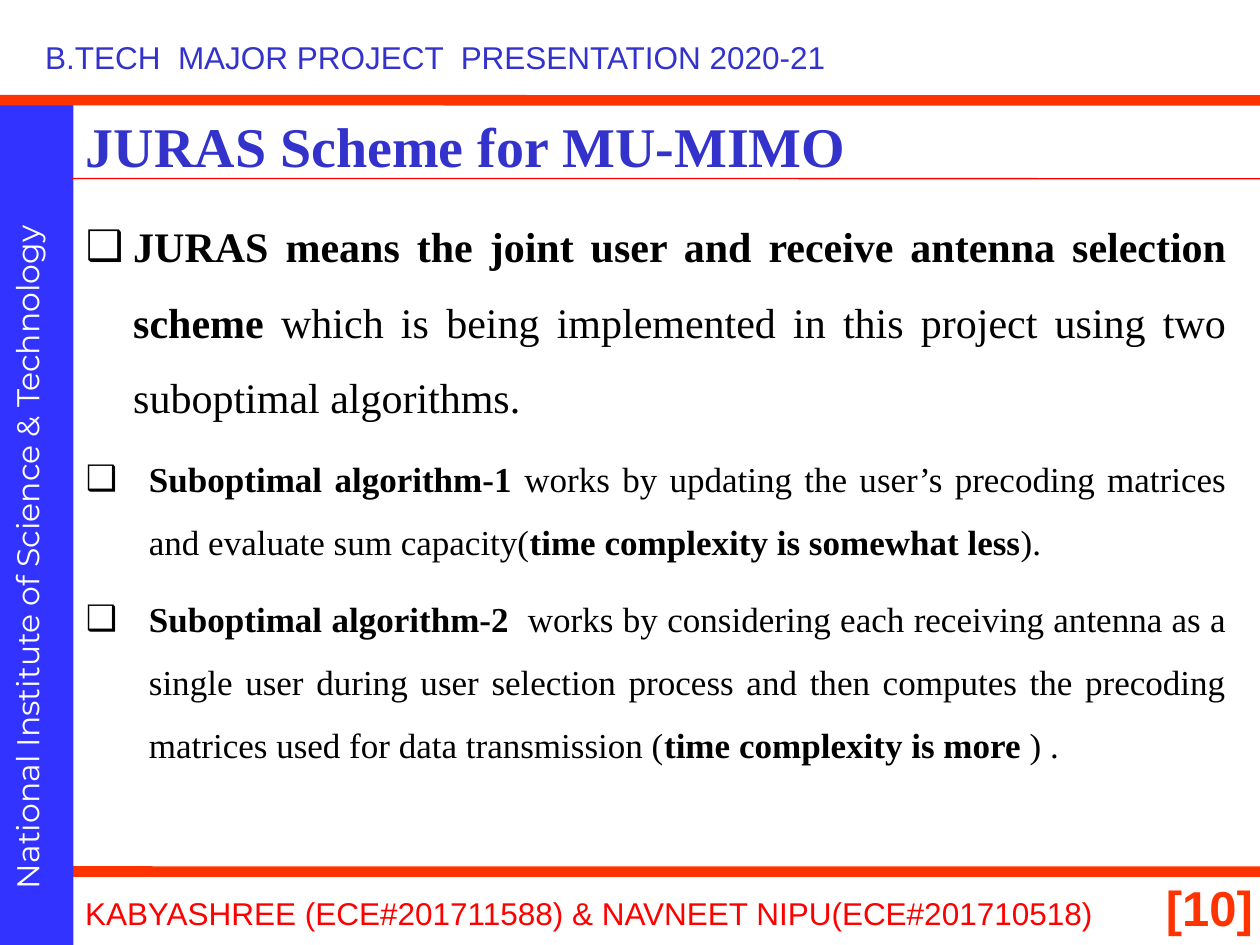
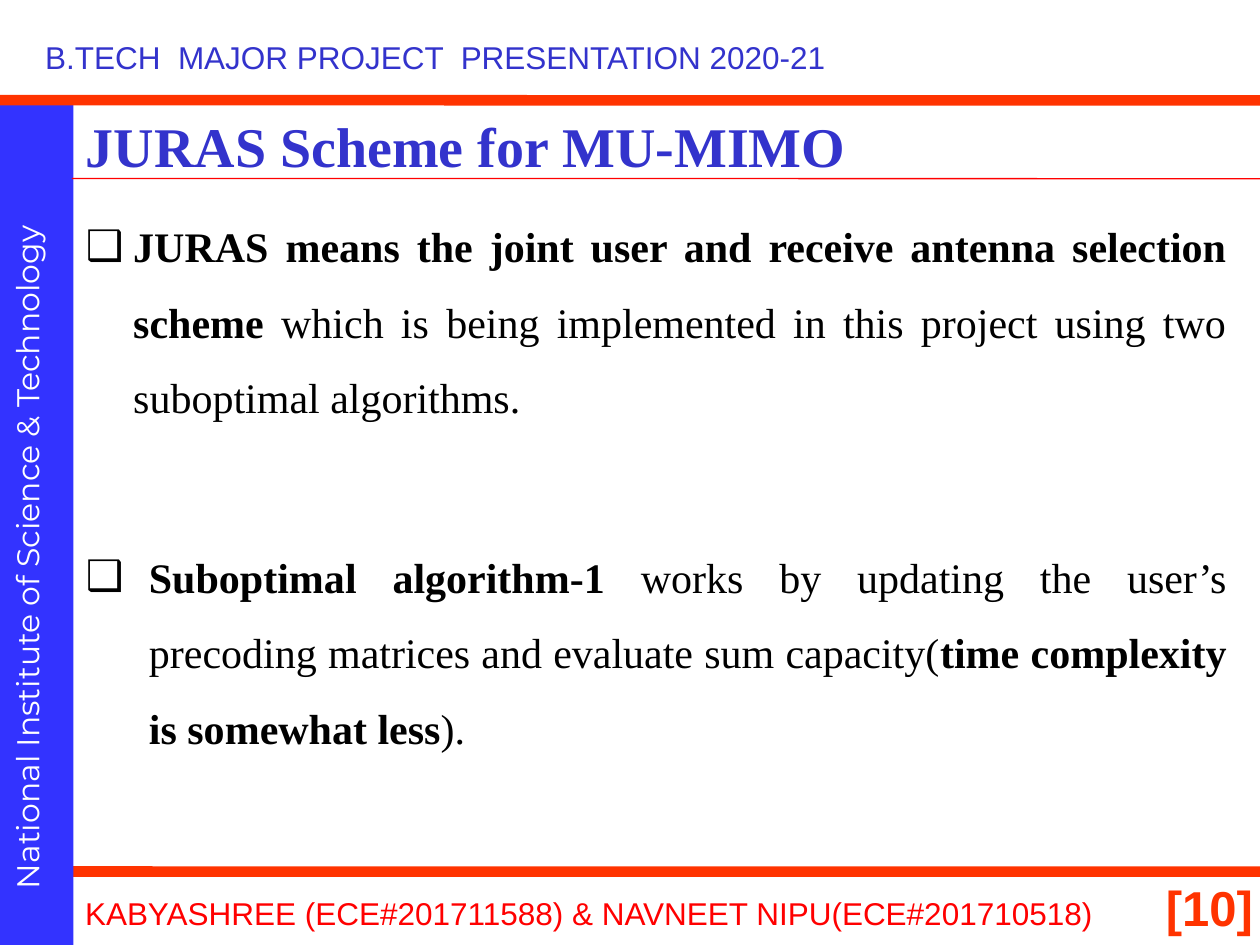
Before and after one commit to navneetnipu/btech_project, a slide deck: slide 10 of 21010.pptx. Drawn at 1260x945 pixels with LibreOffice and Linux fonts; fonts in the diff are those of the drawing; background and template pictures are left out. Boxes give left, top, right and bottom in pixels: in the first picture for what was removed or moved away, otherwise in the second. Text is boxed around its words. In the diff, an @@ line names an element or a change of style, - is before the commit and + after.

```diff
--- a/21010.pptx
+++ b/21010.pptx
@@ text at (149, 564, 1227, 753): size 20 to 24 pt in "Suboptimal algorithm-1 works by updating the user’s ..." @@
@@ text at (149, 607, 1226, 765): paragraph removed @@
-❑ Suboptimal algorithm-2 works by considering each receiving antenna as a single user during user selection process and then computes the precoding matrices used for data transmission (time complexity is more ) .
```
Also in this commit, not shown: 12 other slides changed, 1 slide added, 1 other file.
